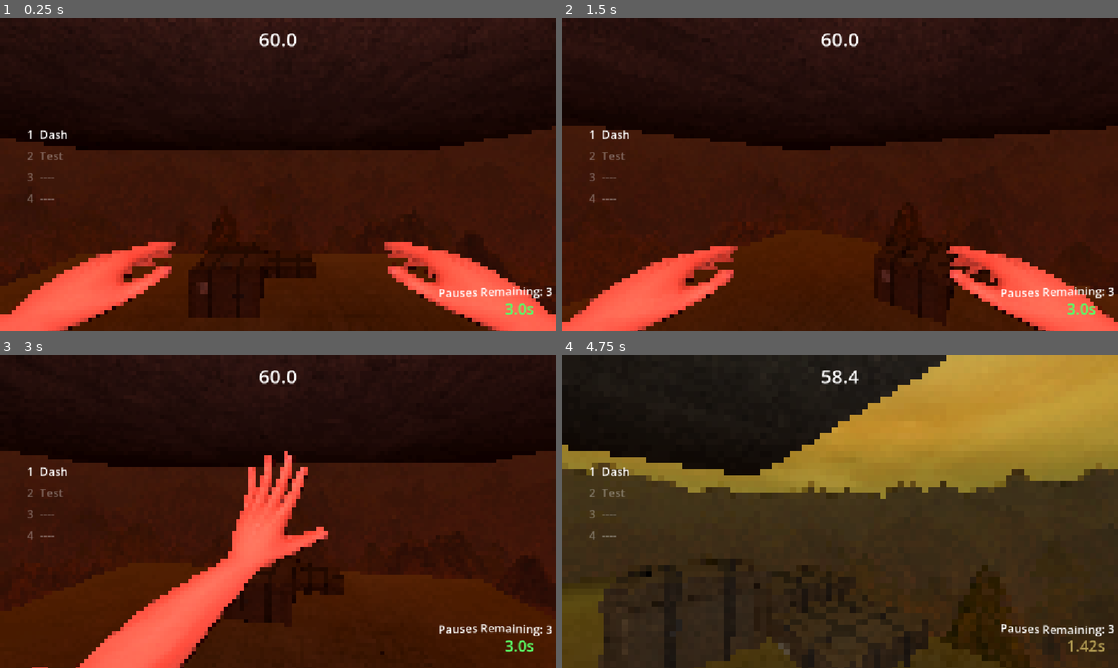
Above: before the commit, frames 1-4 (two rows, left to right).
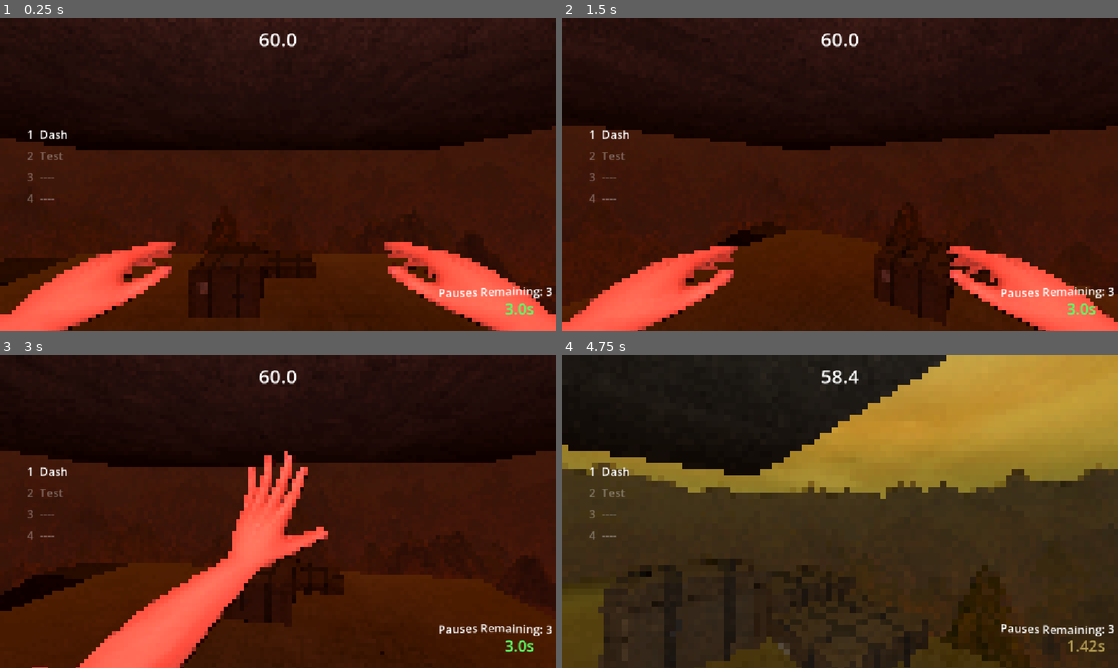
Above: after the commit, the same moments.

Repository: Aechileus/TimeLightGame
Game: Godot game, scene res://GameScenes/GameplayScenes/test_scene.tscn
Two runs of this game, one before a commit and one after it. Both use one fixed random seed, a clock stepped at 60 frames per second and the inputs below.
Inputs (mouse positions are in pixels of both pictures, inside the frame that each line leads up to):
- Up to frame 1 (0.25 s): no input
- Up to frame 2 (1.5 s): tap Enter (ui_accept) at 0.5, 0.77 s; move the mouse to (867, 174) at 0.52 s; hold Ctrl (crouch) 0.53-1.28 s; hold W (ui_up) from 0.53 s (still down); click (867, 174) at 0.67 s; move the mouse to (812, 174) at 1.27 s; tap Ctrl (crouch) at 1.35 s
- Up to frame 3 (3 s): keep holding W (ui_up); tap Enter (ui_accept) at 1.52 s; move the mouse to (289, 505) at 2.02 s; hold F (time_stop) 2.03-2.78 s; tap Ctrl (crouch) at 2.3 s; move the mouse to (272, 517) at 2.77 s; tap Shift at 2.85 s; click (272, 517) at 2.92 s
- Up to frame 4 (4.75 s): keep holding W (ui_up); tap Enter (ui_accept) at 3.02, 3.77, 4.52 s; tap Ctrl (crouch) at 3.05, 4.35 s; move the mouse to (878, 514) at 3.52 s; hold Ctrl (crouch) 3.53-4.28 s; move the mouse to (795, 508) at 4.27 s

The runs differ from the first frame. In frame 1, 0.2% of the frame differs, in the area x 0-11%, y 76-86%; in frame 2, 0.4%; in frame 3, 1.0%, in the area x 0-21%, y 66-82%; in frame 4, less than 0.1%.

Commit message:
RAMPS AND SLIDES

Diff:
--- a/time-light-game/Assets/Player/Components/crouch_slide_component.gd
+++ b/time-light-game/Assets/Player/Components/crouch_slide_component.gd
@@ -10,6 +10,19 @@
 @export_range(0.1, 10.0, 0.1) var slide_exit_speed: float = 2.5
 @export_range(0.0, 10.0, 0.1) var slide_steering: float = 2.5
 
+@export_group("Ramp Slide")
+# how hard a downhill slide pulls you along the slope, bigger means it builds
+# speed faster. gets scaled by how steep the ramp is
+@export_range(0.0, 40.0, 0.5) var ramp_acceleration: float = 14.0
+# ceiling on slide speed so a long ramp doesnt fling you to the moon
+@export_range(1.0, 60.0, 0.5) var max_slide_speed: float = 30.0
+# how long the slide survives brief airtime, otherwise skipping off a ramp
+# lip instantly cancels the slide
+@export_range(0.0, 0.5, 0.01) var slide_coyote_time: float = 0.15
+# lets a slide keep going in the air instead of the coyote window ending it,
+# we can turn this off here if it feels bad or causes issues
+@export var allow_air_slide: bool = false
+
 @export_group("Air Slam")
 # how hard crouching in the air yanks you down
 @export_range(1.0, 40.0, 0.5) var slam_speed: float = 14.0
@@ -28,6 +41,7 @@
 var _collision_bottom: float
 var _is_crouching: bool = false
 var _is_sliding: bool = false
+var _slide_air_time: float = 0.0
 var _is_slamming: bool = false
 
 
@@ -48,7 +62,10 @@
 
 	if Input.is_action_just_pressed(&"crouch"):
 		if was_on_floor:
-			if horizontal_speed >= slide_minimum_entry_speed or is_sprinting:
+			# on a ramp any bit of movement kicks off a slide, otherwise you
+			# need some speed to start
+			var ramp_slide := _is_on_ramp() and horizontal_speed > 0.1
+			if horizontal_speed >= slide_minimum_entry_speed or is_sprinting or ramp_slide:
 				_start_slide(move_direction, horizontal_speed)
 		else:
 			# crouching in the air starts a slam, no more floaty crouch drag
@@ -68,8 +85,17 @@
 			# keep the pull applied every frame so gravity tweaks cant soften it
 			_body.velocity.y = minf(_body.velocity.y, -slam_speed)
 
-	if _is_sliding and (not crouch_held or not was_on_floor):
-		stop_slide()
+	# STUPID ASS BUG WHERE IT COUNTS US AS NOT ON THE GROUND WHEN SLIDING ONRAMP
+	# THIS FIXES IT BY GIVING TEENY TINY AIR TIME ALLOWS
+	if _is_sliding:
+		if not crouch_held:
+			stop_slide()
+		elif not was_on_floor and not allow_air_slide:
+			_slide_air_time += delta
+			if _slide_air_time > slide_coyote_time:
+				stop_slide()
+		else:
+			_slide_air_time = 0.0
 
 	if crouch_held or _is_sliding:
 		_is_crouching = true
@@ -92,10 +118,20 @@
 	if not move_direction.is_zero_approx():
 		direction = direction.lerp(move_direction, clampf(slide_steering * delta, 0.0, 1.0)).normalized()
 
+	var normal := _body.get_floor_normal() if _body.is_on_floor() else Vector3.UP
+	var downhill := Vector3(normal.x, 0.0, normal.z)
+	var slope_pull := ramp_acceleration * direction.dot(downhill)
+
+	# gravity feeds speed downhill and bleeds it uphill, friction stays gentle
+	# both ways so sliding upwards is still slightly possible, just not for long
+	speed = maxf(speed + slope_pull * delta, 0.0)
 	speed = move_toward(speed, 0.0, slide_friction * delta)
+	speed = minf(speed, max_slide_speed)
+
 	_body.velocity.x = direction.x * speed
 	_body.velocity.z = direction.z * speed
-	if speed <= slide_exit_speed:
+	# dont bail while a downhill is still feeding us that good speed
+	if speed <= slide_exit_speed and slope_pull <= 0.0:
 		stop_slide()
 	return true
 
@@ -124,6 +160,19 @@
 # Clear the slide state. Crouching can stay active as long as the input is held.
 func stop_slide() -> void:
 	_is_sliding = false
+
+
+# Scan the floor contacts from the last move for anything in the ramp group.
+# The rest of it just makes sure the parents might also be ramp since sometimes I set it
+# as the parent for group, (keeps it simple since we can just set a tscn as it
+func _is_on_ramp() -> bool:
+	for i in _body.get_slide_collision_count():
+		var node := _body.get_slide_collision(i).get_collider() as Node
+		while node:
+			if node.is_in_group("ramp"):
+				return true
+			node = node.get_parent()
+	return false
 
 
 # Take the player's current travel direction and get any useful momentum.
@@ -139,6 +188,7 @@
 	_body.velocity.x = direction.x * speed
 	_body.velocity.z = direction.z * speed
 	_is_sliding = true
+	_slide_air_time = 0.0
 
 
 # Resize the capsule and move its center so the cached foot position stays planted.
--- a/time-light-game/Assets/Player/Components/stair_step_component.gd
+++ b/time-light-game/Assets/Player/Components/stair_step_component.gd
@@ -26,6 +26,9 @@
 	_step_ray.force_raycast_update()
 	if not _step_ray.is_colliding():
 		return 0.0
+	# ramps handle their own slope, stepping up on them just jitters the player
+	if _is_in_ramp_group(_step_ray.get_collider()):
+		return 0.0
 	if _step_ray.get_collision_normal().dot(_body.up_direction) < cos(_body.floor_max_angle):
 		return 0.0
 
@@ -39,3 +42,13 @@
 	_body.global_position.y += step_height
 	_body.velocity.y = 0.0
 	return step_height
+
+
+# ITS A RAMP (the identifier of ramps)
+func _is_in_ramp_group(collider: Object) -> bool:
+	var node := collider as Node
+	while node:
+		if node.is_in_group("ramp"):
+			return true
+		node = node.get_parent()
+	return false
--- a/time-light-game/Assets/Player/player_controller.tscn
+++ b/time-light-game/Assets/Player/player_controller.tscn
@@ -44,6 +44,8 @@
 
 [node name="PlayerController" type="Node3D" unique_id=440292127 groups=["player"]]
 script = ExtResource("1_player")
+sprint_deceleration = 12.0
+overspeed_deceleration = 0.5
 mouse_sensitivity = 0.00999999999999999
 frozen_tint = Color(1, 0.3019608, 0.3019608, 0.6745098)
 resume_flash_tint = Color(0.34901962, 1, 0.4, 1)
@@ -56,6 +58,7 @@
 
 [node name="CrouchSlide" type="Node" parent="Components" unique_id=1120910197]
 script = ExtResource("6_crouch")
+slide_start_speed = 6.0
 slam_speed = 7.5
 
 [node name="TimeManipulation" type="Node" parent="Components" unique_id=1307419024]
@@ -285,7 +288,7 @@
 
 [node name="StairStepRay" type="RayCast3D" parent="PlayerCharacterBody3D" unique_id=728562801]
 transform = Transform3D(1, 0, 0, 0, 1, 0, 0, 0, 1, 0, 0.92217994, -0.22719502)
-target_position = Vector3(0, -0.982, -0.707)
+target_position = Vector3(0, -1.602, -1.087)
 
 [node name="FootStepChecker" type="RayCast3D" parent="PlayerCharacterBody3D" unique_id=1094064857]
 transform = Transform3D(1, 0, 0, 0, 1, 0, 0, 0, 1, 0, 0.59776616, 0)
--- /dev/null
+++ b/time-light-game/Assets/StructurePieces/ramp_slim.tscn
@@ -0,0 +1,27 @@
+[gd_scene format=3 uid="uid://babk721kw363w"]
+
+[ext_resource type="PackedScene" uid="uid://d1lg1818dr1u4" path="res://Assets/PSXPack2/ramp_platform_slim_mx_1.glb" id="1_jkksc"]
+
+[sub_resource type="PhysicsMaterial" id="PhysicsMaterial_84u62"]
+friction = 0.0
+bounce = 0.4
+absorbent = true
+
+[sub_resource type="BoxShape3D" id="BoxShape3D_l00eo"]
+size = Vector3(1.4067627, 0.98687744, 2.001709)
+
+[sub_resource type="ConvexPolygonShape3D" id="ConvexPolygonShape3D_l00eo"]
+points = PackedVector3Array(-0.71, 0, 0.57, 0.71, 0, 0.565, 0.71, 0, -1.41, -0.71, 0, -1.41, -0.71, 1, -1.41, 0.71, 1, -1.41)
+
+[node name="RampSlim" unique_id=1221947856 instance=ExtResource("1_jkksc")]
+
+[node name="StaticBody3D" type="StaticBody3D" parent="." index="1" unique_id=914085969 groups=["metal", "ramp"]]
+physics_material_override = SubResource("PhysicsMaterial_84u62")
+
+[node name="CollisionShape3D" type="CollisionShape3D" parent="StaticBody3D" index="0" unique_id=851885945]
+transform = Transform3D(1, 0, 0, 0, 1, 0, 0, 0, 1, 0.0005004406, 0.5057068, 1.0003662)
+shape = SubResource("BoxShape3D_l00eo")
+
+[node name="CollisionShape3D2" type="CollisionShape3D" parent="StaticBody3D" index="1" unique_id=1213106652]
+transform = Transform3D(1, 0, 0, 0, 1, 0, 0, 0, 1, 0, 0, 3.4146934)
+shape = SubResource("ConvexPolygonShape3D_l00eo")
--- a/time-light-game/GameScenes/GameplayScenes/test_scene.tscn
+++ b/time-light-game/GameScenes/GameplayScenes/test_scene.tscn
@@ -12,6 +12,7 @@
 [ext_resource type="PackedScene" uid="uid://b8fc7wpo54ccm" path="res://GameScenes/UI/level_timer.tscn" id="10_leveltimer"]
 [ext_resource type="PackedScene" uid="uid://bi5m5xaah2oxr" path="res://Assets/GameplayPieces/finish_line.tscn" id="11_qa46d"]
 [ext_resource type="PackedScene" uid="uid://uhyve2r73fqh" path="res://Assets/GameplayPieces/time_stop_zone.tscn" id="12_84hxp"]
+[ext_resource type="PackedScene" uid="uid://babk721kw363w" path="res://Assets/StructurePieces/ramp_slim.tscn" id="13_84u62"]
 
 [sub_resource type="PanoramaSkyMaterial" id="PanoramaSkyMaterial_vlwju"]
 panorama = ExtResource("9_6rgnf")
@@ -123,6 +124,24 @@
 [node name="wall_hr_17" parent="FloorContainer" unique_id=336403687 instance=ExtResource("5_s8rcb")]
 transform = Transform3D(1, 0, 0, 0, 1, 0, 0, 0, 1, 12.948975, 7.9092565, -2)
 
+[node name="ramp_platform_slim_mx_12" parent="FloorContainer" unique_id=1221947856 instance=ExtResource("13_84u62")]
+transform = Transform3D(-4.371139e-08, 0, -1, 0, 1, 0, 1, 0, -4.371139e-08, -6, -0.9999995, -5)
+
+[node name="ramp_platform_slim_mx_13" parent="FloorContainer" unique_id=465370888 instance=ExtResource("13_84u62")]
+transform = Transform3D(-4.371139e-08, 0, -1, 0, 1, 0, 1, 0, -4.371139e-08, -8, -1.9999995, -5)
+
+[node name="ramp_platform_slim_mx_14" parent="FloorContainer" unique_id=1101343254 instance=ExtResource("13_84u62")]
+transform = Transform3D(-4.371139e-08, 0, -1, 0, 1, 0, 1, 0, -4.371139e-08, -10, -2.9999995, -5)
+
+[node name="ramp_platform_slim_mx_15" parent="FloorContainer" unique_id=1933685315 instance=ExtResource("13_84u62")]
+transform = Transform3D(-4.371139e-08, 0, -1, 0, 1, 0, 1, 0, -4.371139e-08, -12, -3.9999995, -5)
+
+[node name="ramp_platform_slim_mx_16" parent="FloorContainer" unique_id=798369232 instance=ExtResource("13_84u62")]
+transform = Transform3D(-4.371139e-08, 0, -1, 0, 1, 0, 1, 0, -4.371139e-08, -14, -4.9999995, -5)
+
+[node name="ramp_platform_slim_mx_17" parent="FloorContainer" unique_id=1869858086 instance=ExtResource("13_84u62")]
+transform = Transform3D(-4.371139e-08, 0, -1, 0, 1, 0, 1, 0, -4.371139e-08, -16, -5.9999995, -5)
+
 [node name="Props" type="Node" parent="." unique_id=388706672]
 
 [node name="wooden_plank" parent="Props" unique_id=14804143 instance=ExtResource("3_x7jfm")]
Binary file added: time-light-game/Assets/PSXPack2/ramp_platform_slim_mx_1.glb
Not shown, added: time-light-game/Assets/PSXPack2/ramp_platform_slim_mx_1.glb.import
Binary file added: time-light-game/Assets/PSXPack2/ramp_platform_slim_mx_1_concrete_hr_4.png
Not shown, added: time-light-game/Assets/PSXPack2/ramp_platform_slim_mx_1_concrete_hr_4.png.import
Binary file added: time-light-game/Assets/PSXPack2/ramp_platform_slim_mx_1_wall_rg_1_1.png
Not shown, added: time-light-game/Assets/PSXPack2/ramp_platform_slim_mx_1_wall_rg_1_1.png.import
Binary file added: time-light-game/Assets/PSXPack2/ramp_platform_wide_mx_1.glb
Not shown, added: time-light-game/Assets/PSXPack2/ramp_platform_wide_mx_1.glb.import
Binary file added: time-light-game/Assets/PSXPack2/ramp_platform_wide_mx_1_concrete_hr_4.png
Not shown, added: time-light-game/Assets/PSXPack2/ramp_platform_wide_mx_1_concrete_hr_4.png.import
